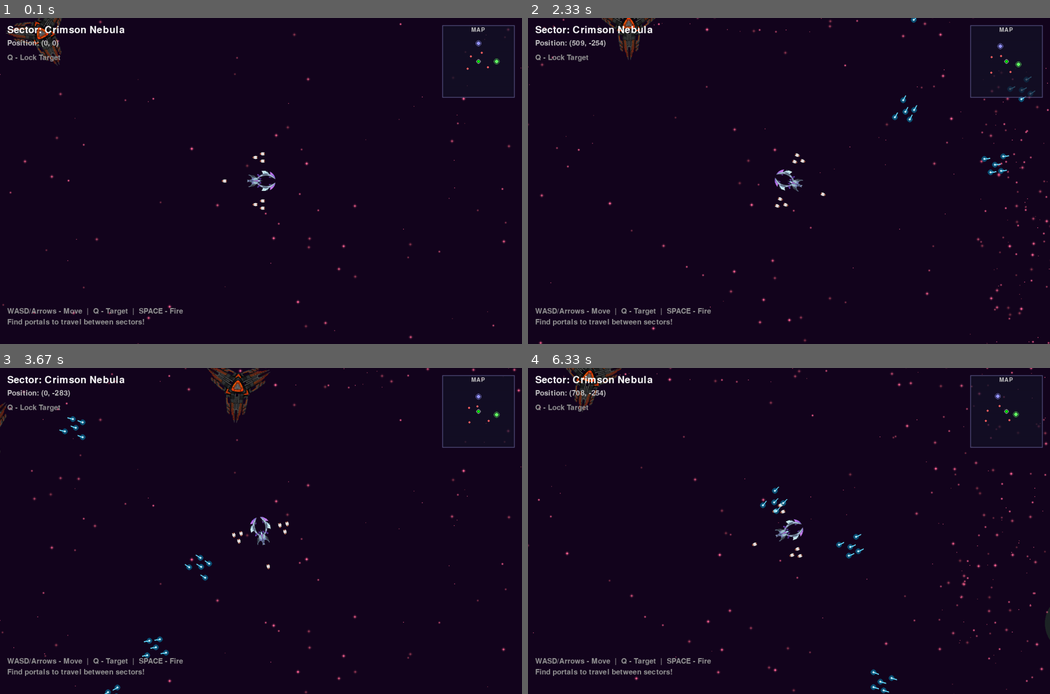
Above: before the commit, frames 1-4 (two rows, left to right).
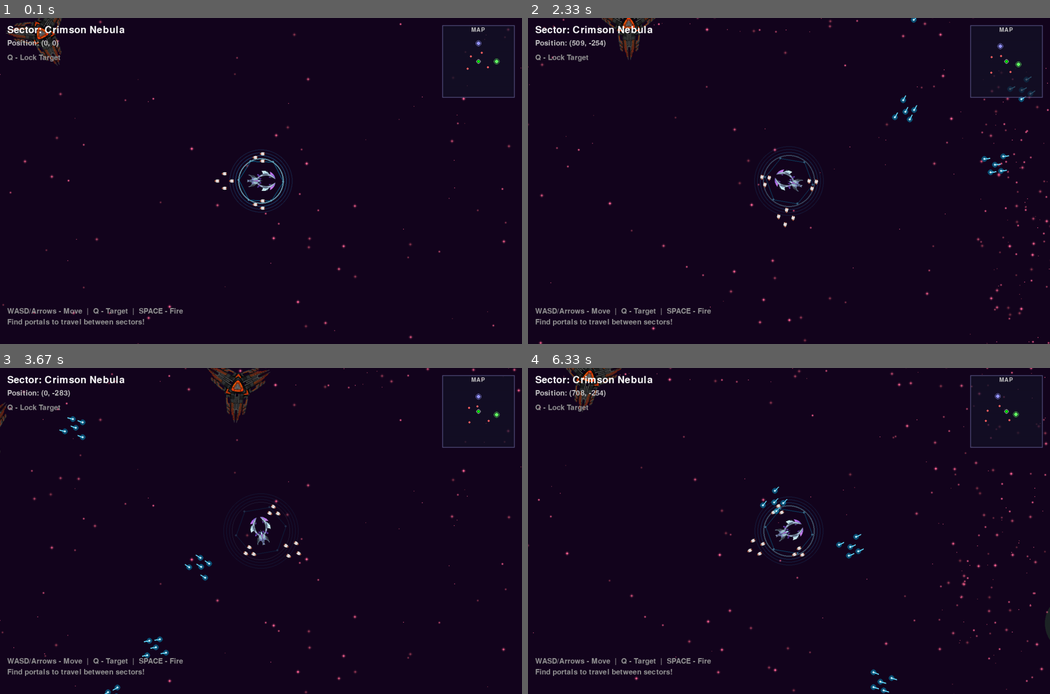
Above: after the commit, the same moments.

Repository: EvoGitH/Pygame-Space-Invader
Game: pygame game, started from Space-Explorer-Game.py
Two runs of this game, one before a commit and one after it. Both use one fixed random seed, a clock stepped at 60 frames per second and the inputs below.
Inputs:
- Up to frame 1 (0.1 s): no input
- Up to frame 2 (2.33 s): tap Space at 0.33, 0.73, 1.03, 1.23, 1.57, 1.87, 2.07 s; hold Right 0.67-1.13 s; hold Up 1.17-1.47 s; hold Right 1.5-1.97 s; hold Left from 2 s (still down)
- Up to frame 3 (3.67 s): tap Space at 2.37, 2.63, 2.97, 3.27, 3.4 s; release Left at 2.53 s; hold Down 2.57-2.87 s; hold Left 2.9-3.3 s; hold Up from 3.33 s (still down)
- Up to frame 4 (6.33 s): release Up at 3.7 s; hold Right 3.73-4.37 s; tap Space at 3.8, 4.1, 4.47, 4.87, 5.17, 5.37, 5.67, 5.87, 6.2 s; hold Down 4.4-4.77 s; hold Left 4.8-5.27 s; hold Right 5.3-5.77 s; hold Up 5.8-6.1 s; hold Right from 6.13 s (still down)

The runs differ from the first frame. In frame 1, 0.4% of the frame differs, in the area x 41-56%, y 40-60%; in frame 2, 0.4%; in frame 3, 0.2%; in frame 4, 0.4%.

Commit message:
Add energy shield animation and droid lag rotation effects
- Implemented hexagonal energy shield with pulse animation every 2 seconds
- Added rotating hexagon patterns with glowing vertices
- Shield includes expanding pulse wave and multiple glow layers
- Fixed droid rotation to follow ship with smooth lag effect
- Droids now rotate as a group with delayed movement for realistic effect
- All 10 droids position and rotation follow ship with configurable lag speed

🤖 Generated with [Claude Code](https://claude.com/claude-code)

Co-Authored-By: Claude <noreply@anthropic.com>

Diff:
--- a/Space-Explorer-Game.py
+++ b/Space-Explorer-Game.py
@@ -385,9 +385,22 @@
             (5, 75),  # Left droid 2
             (-15, -65),   # Right droid 2
 
-                        (-100, 0),   # Right droid 2
+            (-80, 0),   # Right droid 2
+            (-100, 20),   # Right droid 2
+            (-120, 0),   # Right droid 2
+            (-100, -20),   # Right droid 2
 
         ]
+
+        # Droid group rotation - all droids rotate together with delay
+        self.droid_group_rotation = 0.0
+        self.droid_follow_speed = 3.0  # Lower = more lag, Higher = faster follow (per second)
+
+        # Energy shield animation
+        self.shield_timer = 0.0  # Timer for pulse trigger
+        self.shield_pulse_progress = 0.0  # 0 to 1, pulse animation progress
+        self.shield_rotation = 0.0  # Rotating hexagon pattern
+        self.shield_scanline_offset = 0.0  # Moving scanlines
 
     def find_nearest_enemy(self, enemies):
         """Find the nearest enemy to target"""
@@ -519,11 +532,104 @@
             star['x'] -= move_x * self.speed * dt * 0.3 * star['speed']
             star['y'] -= move_y * self.speed * dt * 0.3 * star['speed']
 
+        # Update droid group rotation with smooth follow (lag effect)
+        # Calculate shortest angle difference
+        angle_diff = self.rotation - self.droid_group_rotation
+
+        # Normalize to -180 to 180 range
+        while angle_diff > 180:
+            angle_diff -= 360
+        while angle_diff < -180:
+            angle_diff += 360
+
+        # Smoothly interpolate toward target rotation
+        self.droid_group_rotation += angle_diff * self.droid_follow_speed * dt
+
+        # Update shield animation
+        self.shield_timer += dt
+        self.shield_rotation += dt * 30  # Rotate hexagon pattern slowly
+        self.shield_scanline_offset += dt * 100  # Move scanlines
+
+        # Trigger pulse every 2 seconds
+        if self.shield_timer >= 2.0:
+            self.shield_timer = 0.0
+            self.shield_pulse_progress = 0.0
+
+        # Update pulse animation (0 to 1, then stays at 1)
+        if self.shield_pulse_progress < 1.0:
+            self.shield_pulse_progress += dt * 2.0  # 0.5 second pulse duration
+            if self.shield_pulse_progress > 1.0:
+                self.shield_pulse_progress = 1.0
+
+    def draw_shield(self, screen):
+        """Draw hexagonal energy shield with pulse animation"""
+        shield_radius = 60  # Base shield radius
+
+        # Calculate pulse wave effect (0 = start of pulse, 1 = end)
+        pulse_intensity = 1.0 - self.shield_pulse_progress  # Inverted for fade out
+        pulse_expansion = self.shield_pulse_progress * 20  # Expands outward
+
+        # Create shield surface with alpha
+        shield_size = int((shield_radius + pulse_expansion) * 2 + 50)
+        shield_surf = pygame.Surface((shield_size, shield_size), pygame.SRCALPHA)
+        center = shield_size // 2
+
+        # Draw hexagonal segments
+        num_segments = 6
+        for i in range(num_segments):
+            angle = math.radians(self.shield_rotation + i * 60)
+
+            # Hexagon vertices
+            hex_points = []
+            for j in range(6):
+                hex_angle = angle + math.radians(j * 60)
+                x = center + math.cos(hex_angle) * (shield_radius + pulse_expansion * 0.5)
+                y = center + math.sin(hex_angle) * (shield_radius + pulse_expansion * 0.5)
+                hex_points.append((x, y))
+
+            # Draw hexagon outline with pulse effect
+            hex_alpha = int(100 * pulse_intensity + 30)  # 30-130 alpha range
+            hex_color = (0, 200, 255, hex_alpha)
+            pygame.draw.polygon(shield_surf, hex_color, hex_points, 2)
+
+            # Draw energy glow at vertices
+            for point in hex_points:
+                glow_alpha = int(150 * pulse_intensity + 50)
+                pygame.draw.circle(shield_surf, (100, 220, 255, glow_alpha),
+                                 (int(point[0]), int(point[1])), 3)
+
+        # Draw main shield circle with glow
+        for glow_layer in range(3, 0, -1):
+            glow_radius = shield_radius + pulse_expansion + glow_layer * 8
+            glow_alpha = int((80 / glow_layer) * pulse_intensity + 20)
+            pygame.draw.circle(shield_surf, (50, 180, 255, glow_alpha),
+                             (center, center), int(glow_radius), 2)
+
+        # Draw energy core circle
+        core_alpha = int(120 * pulse_intensity + 40)
+        pygame.draw.circle(shield_surf, (150, 230, 255, core_alpha),
+                         (center, center), int(shield_radius + pulse_expansion), 1)
+
+        # Pulse wave ring (expands outward)
+        if pulse_intensity > 0.3:
+            wave_radius = shield_radius + pulse_expansion
+            wave_alpha = int(200 * pulse_intensity)
+            pygame.draw.circle(shield_surf, (150, 240, 255, wave_alpha),
+                             (center, center), int(wave_radius), 3)
+
+        # Blit shield to screen
+        shield_x = self.x - center
+        shield_y = self.y - center
+        screen.blit(shield_surf, (int(shield_x), int(shield_y)))
+
     def draw(self, screen):
-        # Draw droids first (so ship appears on top)
-        for droid_offset_x, droid_offset_y in self.droid_positions:
-            # Rotate offset based on ship rotation
-            rad = math.radians(self.rotation)
+        # Draw shield first (behind everything)
+        self.draw_shield(screen)
+
+        # Draw droids
+        for idx, (droid_offset_x, droid_offset_y) in enumerate(self.droid_positions):
+            # Rotate offset based on droid group rotation (position follows with delay)
+            rad = math.radians(self.droid_group_rotation)
             rotated_x = droid_offset_x * math.cos(rad) - droid_offset_y * math.sin(rad)
             rotated_y = droid_offset_x * math.sin(rad) + droid_offset_y * math.cos(rad)
 
@@ -532,8 +638,8 @@
             droid_y = self.y + rotated_y
 
             if Assets.droid_image:
-                # Rotate droid image - droid image also points up at 90 degrees by default
-                rotated_droid = pygame.transform.rotate(Assets.droid_image, -self.rotation - 90)
+                # Rotate droid image - use group's delayed rotation
+                rotated_droid = pygame.transform.rotate(Assets.droid_image, -self.droid_group_rotation - 90)
                 droid_rect = rotated_droid.get_rect(center=(int(droid_x), int(droid_y)))
 
                 # Draw droid
@@ -853,6 +959,9 @@
             player.world_y = 0
             player.target_enemy = None  # Clear target when changing maps
 
+            # Reset droid group rotation to match ship
+            player.droid_group_rotation = player.rotation
+
             info.game_state = "WarpingIn"
             info.warp_progress = 1.0
 
